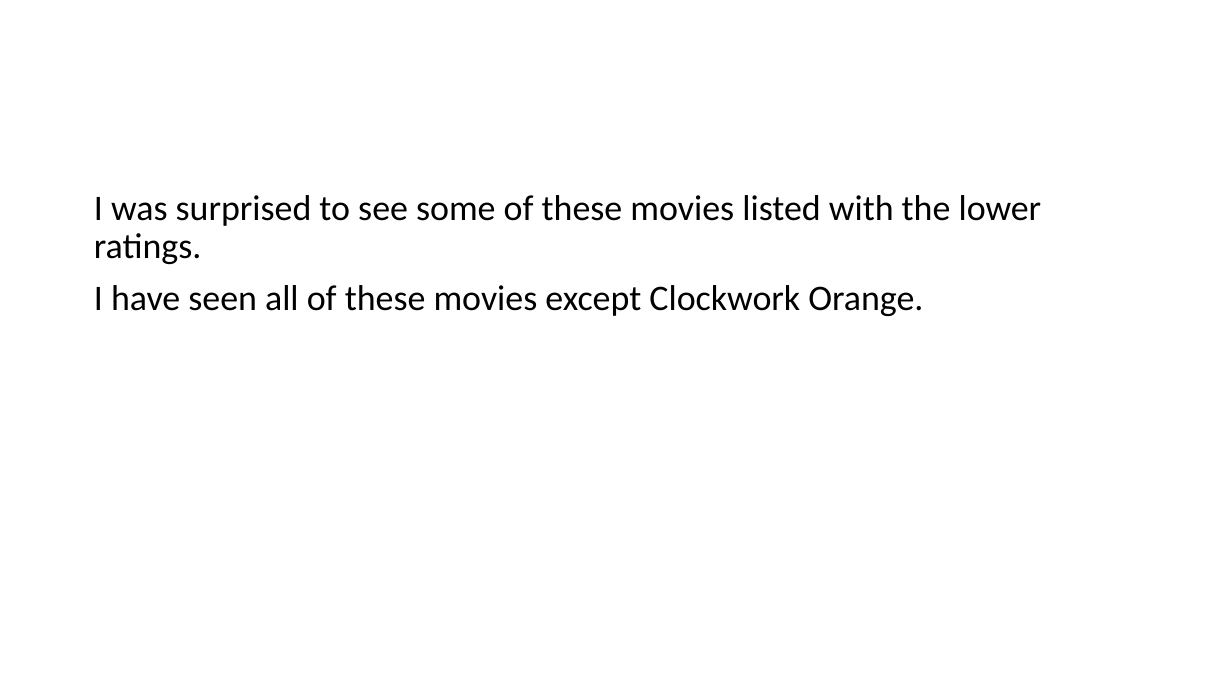
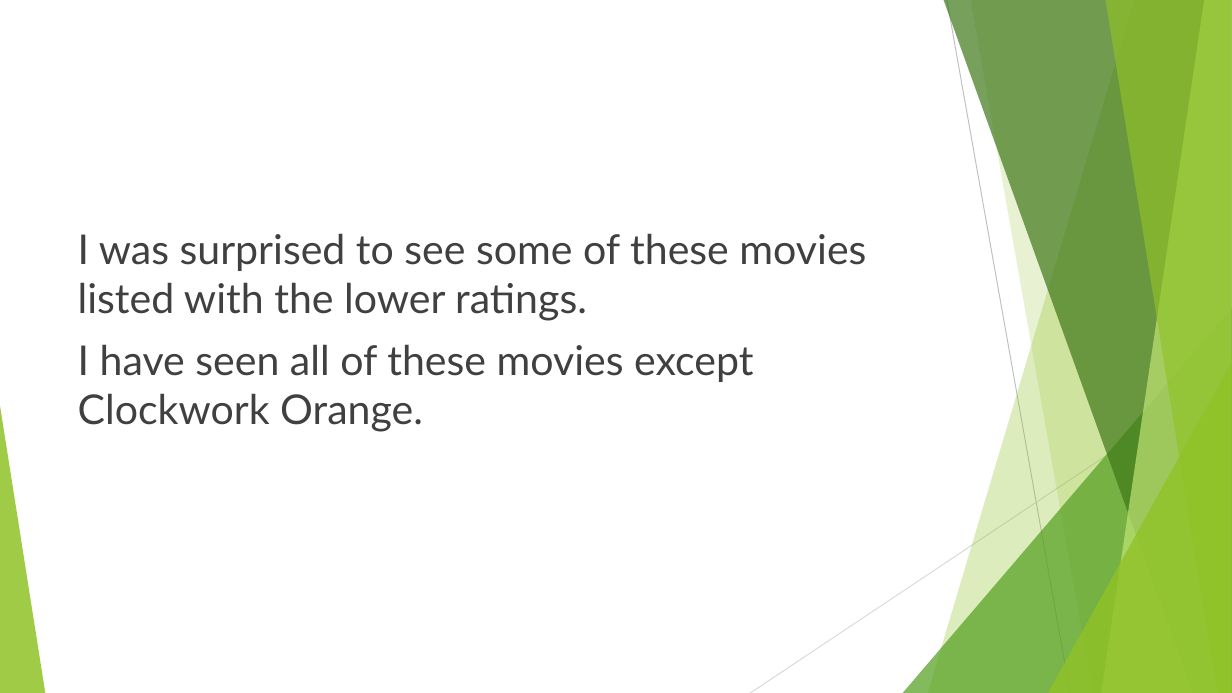
Before and after one commit to danthreepo/CapstoneProject_2025, a slide deck: slide 6 of Analysis of Sci-Fi Movies and Availability on Streaming.pptx. Drawn at 1232x693 pixels with LibreOffice and Linux fonts; fonts in the diff are those of the drawing. Boxes give left, top, right and bottom in pixels: in the first picture for what was removed or moved away, otherwise in the second. Text is boxed around its words. In the diff, an @@ line names an element or a change of style, - is before the commit and + after.

```diff
--- a/Analysis of Sci-Fi Movies and Availability on Streaming.pptx
+++ b/Analysis of Sci-Fi Movies and Availability on Streaming.pptx
@@ text "I was surprised to see ...": place and size @@
-text "I was surprised to see ..." at [94,195,1042,316]
+text "I was surprised to see ..." at [78,233,866,432]
@@ text "I was surprised to see ..." at [78,233,866,432]: size 28 to 32 pt, font Calibri to Lato, text colour #000000 to #404040; line spacing 0.9 to 1 @@
@@ group added at [0,0,1232,693]: 5 freeform shapes, 3 triangles, 2 lines @@
```
Also in this commit, not shown: 10 other slides changed.
